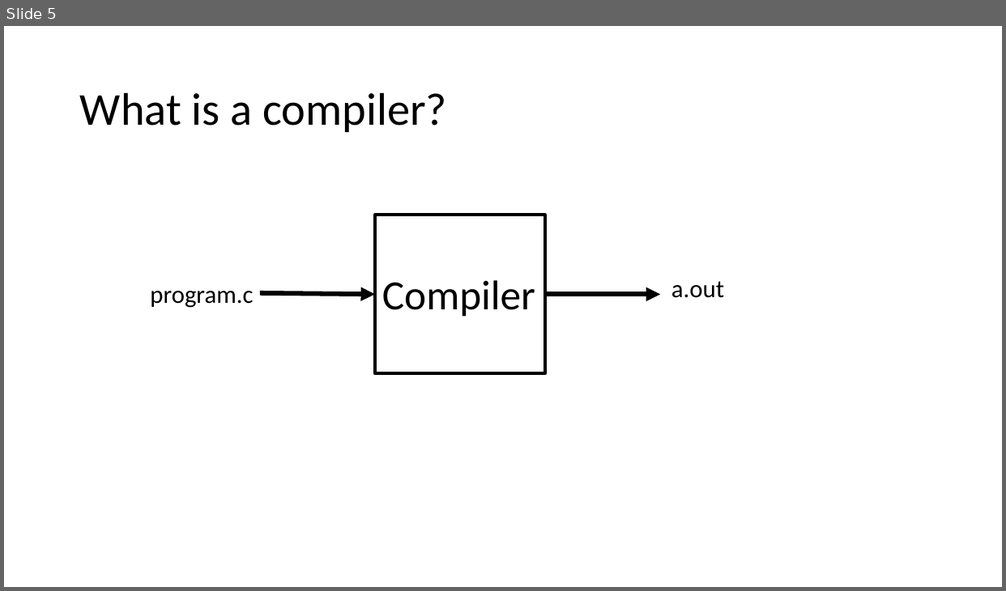
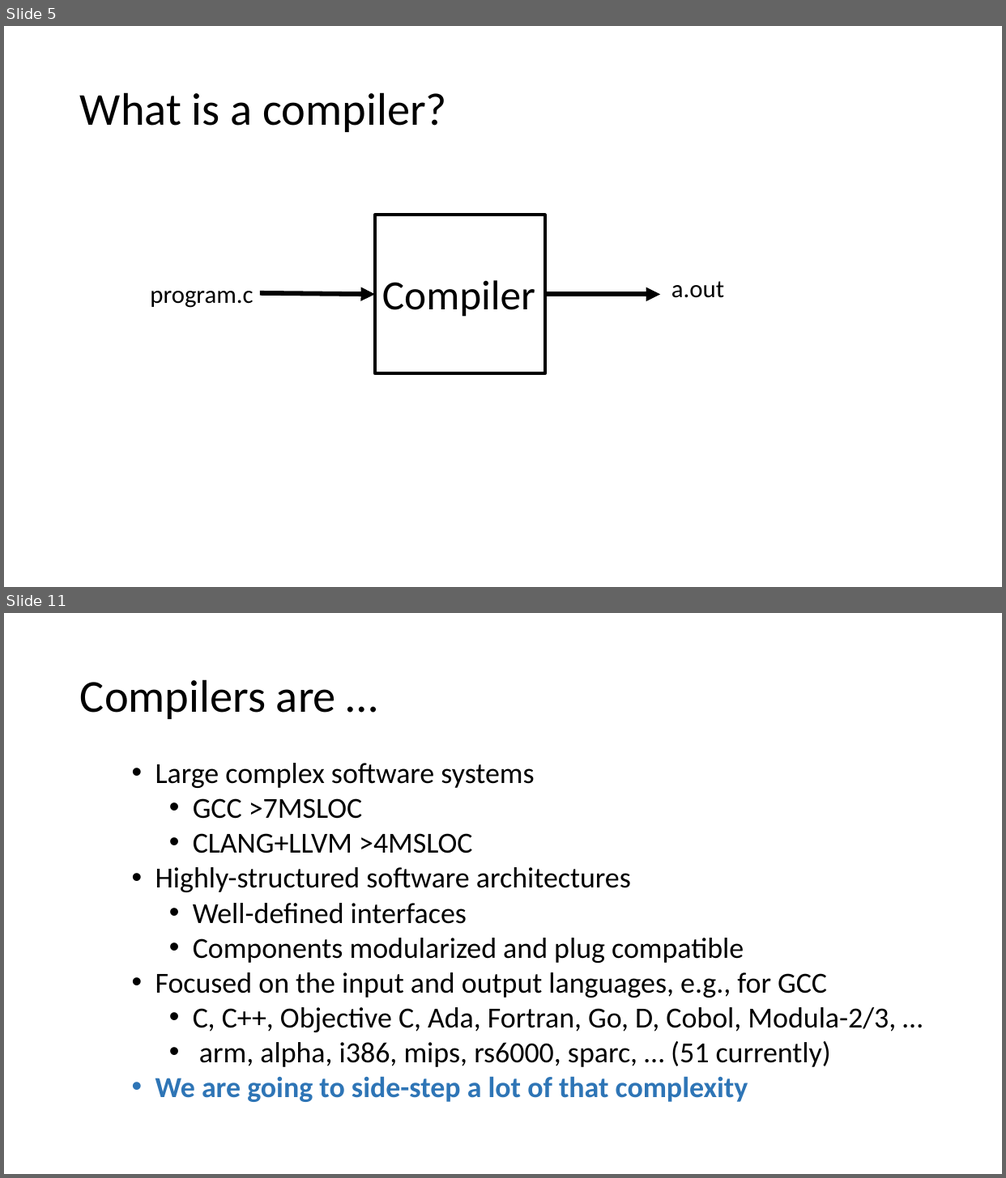
Before and after one commit to matthewbdwyer/matthewbdwyer.github.io, a slide deck: 6620/slides/Introduction.pptx. Shown one above the other, each under a label of ours: slide 5 before the commit, slides 5 and 11 after it; the slides between them are not shown. The pictures are 1006x591 and 1006x1178 pixels, drawn with LibreOffice and Linux fonts; fonts in the diff are those of the drawing. Boxes give left, top, right and bottom in pixels: in the first picture for what was removed or moved away, otherwise in the second. Text is boxed around its words. In the diff, an @@ line names an element or a change of style, - is before the commit and + after.

```diff
--- a/6620/slides/Introduction.pptx
+++ b/6620/slides/Introduction.pptx
@@ slide 11 added at [4,613,1002,1174], background #FFFFFF @@
@@ title added at [80,679,336,719], 44 pt, text #000000 @@
+Compilers are …
@@ text added at [155,763,896,1102], 28 pt, text #000000 @@
+• Large complex software systems
+  • GCC >7MSLOC
+  • CLANG+LLVM >4MSLOC
+• Highly-structured software architectures
+  • Well-defined interfaces
+  • Components modularized and plug compatible
+• Focused on the input and output languages, e.g., for GCC
+  • C, C++, Objective C, Ada, Fortran, Go, D, Cobol, Modula-2/3, …
+  • arm, alpha, i386, mips, rs6000, sparc, … (51 currently)
+• We are going to side-step a lot of that complexity
```
Also in this commit, not shown: 3 slides changed, 10 other slides added, 2 slides removed, 13 other files.
